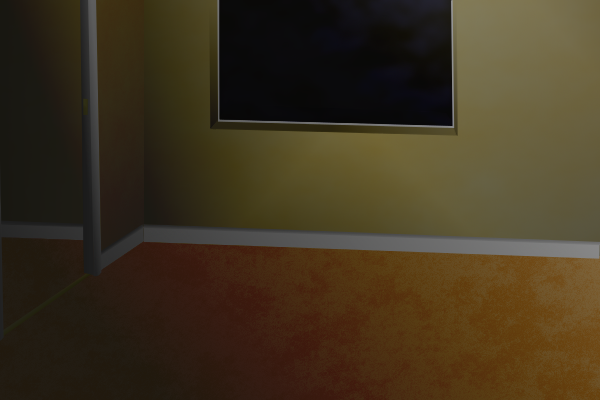
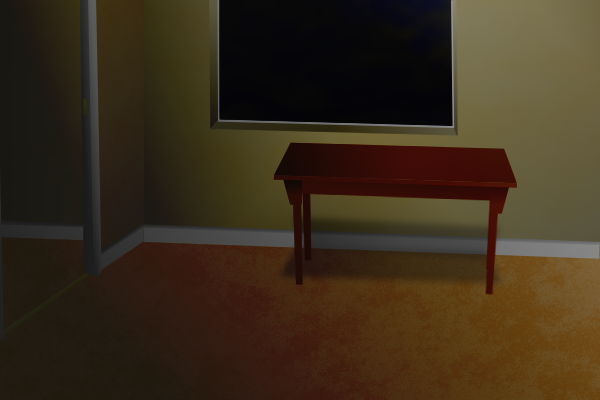
Layers edited between the first and the second 600 x 400 image:
added group "Table" with 10 layers above "Window #1" over box(273, 142, 517, 295)
added layer "Tabletop" in group "Table" over box(274, 142, 517, 184)
added layer "TableEdge" in group "Table" over box(273, 175, 517, 188)
added layer "TableLegTop copy" in group "Table" over box(489, 186, 510, 214)
added layer "TableLegTop" in group "Table" over box(282, 177, 303, 205)
added layer "TableLeg" in group "Table" over box(293, 199, 499, 295)
added layer "TableEdge #1" in group "Table" over box(299, 177, 495, 202)
added layer "TableLegDarken" (multiply, 27%) in group "Table" over box(302, 177, 499, 271)
added layer "TableLeg copy" in group "Table" over box(302, 177, 499, 271)
added layer "TableShadow copy" (39%) in group "Table" over box(286, 207, 504, 267)
added layer "TableShadow" (39%) in group "Table" over box(277, 238, 504, 292)
added group "Window #1" with 6 layers above "Wardrobe" over box(209, 0, 458, 136)
moved "Clouds" into group "Window #1" over box(218, 0, 454, 127)
moved "Windowframe" into group "Window #1" over box(217, 0, 455, 128)
moved "Window" into group "Window #1" over box(218, 0, 454, 127)
moved "Windowsil" into group "Window #1" over box(209, 0, 458, 136)
